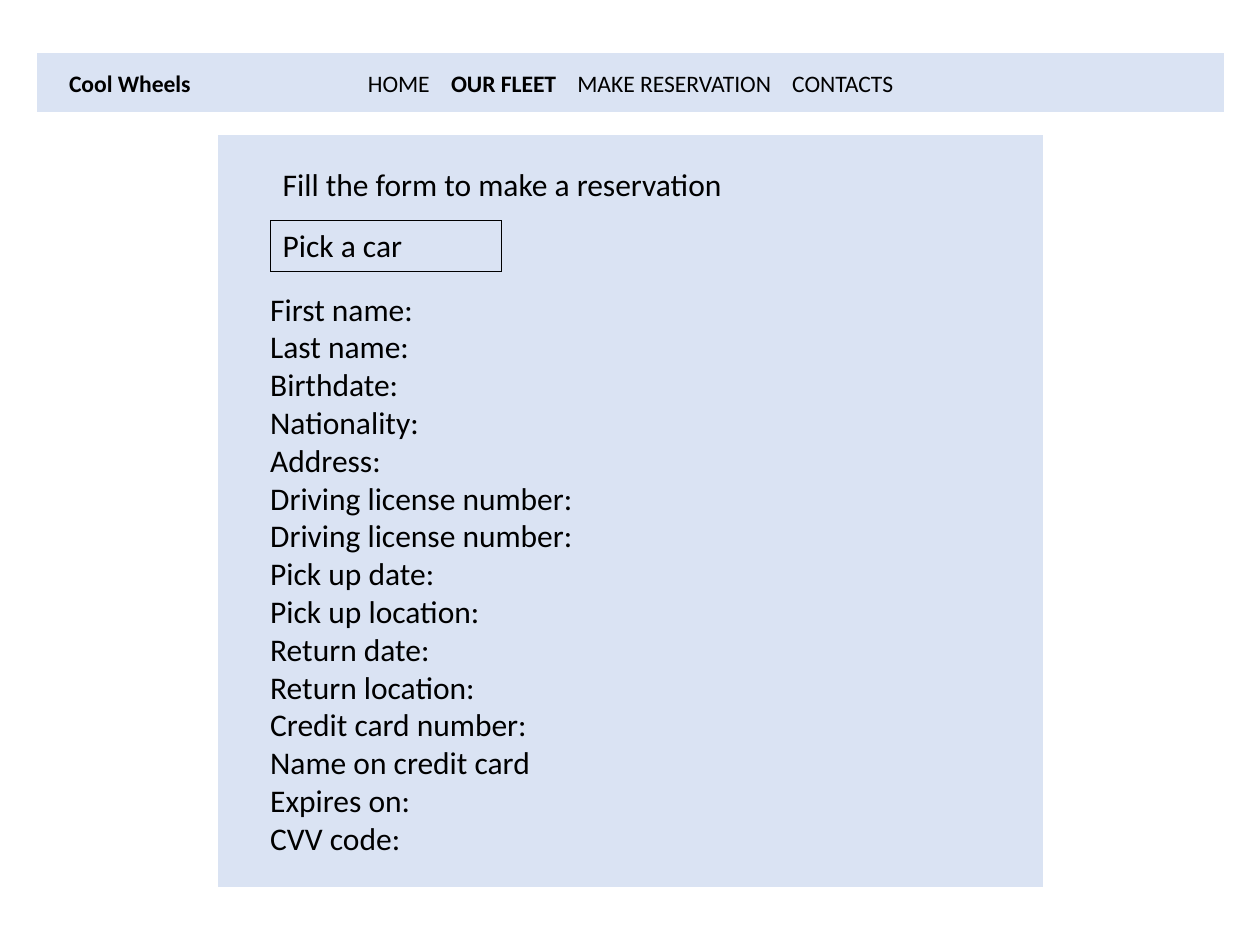
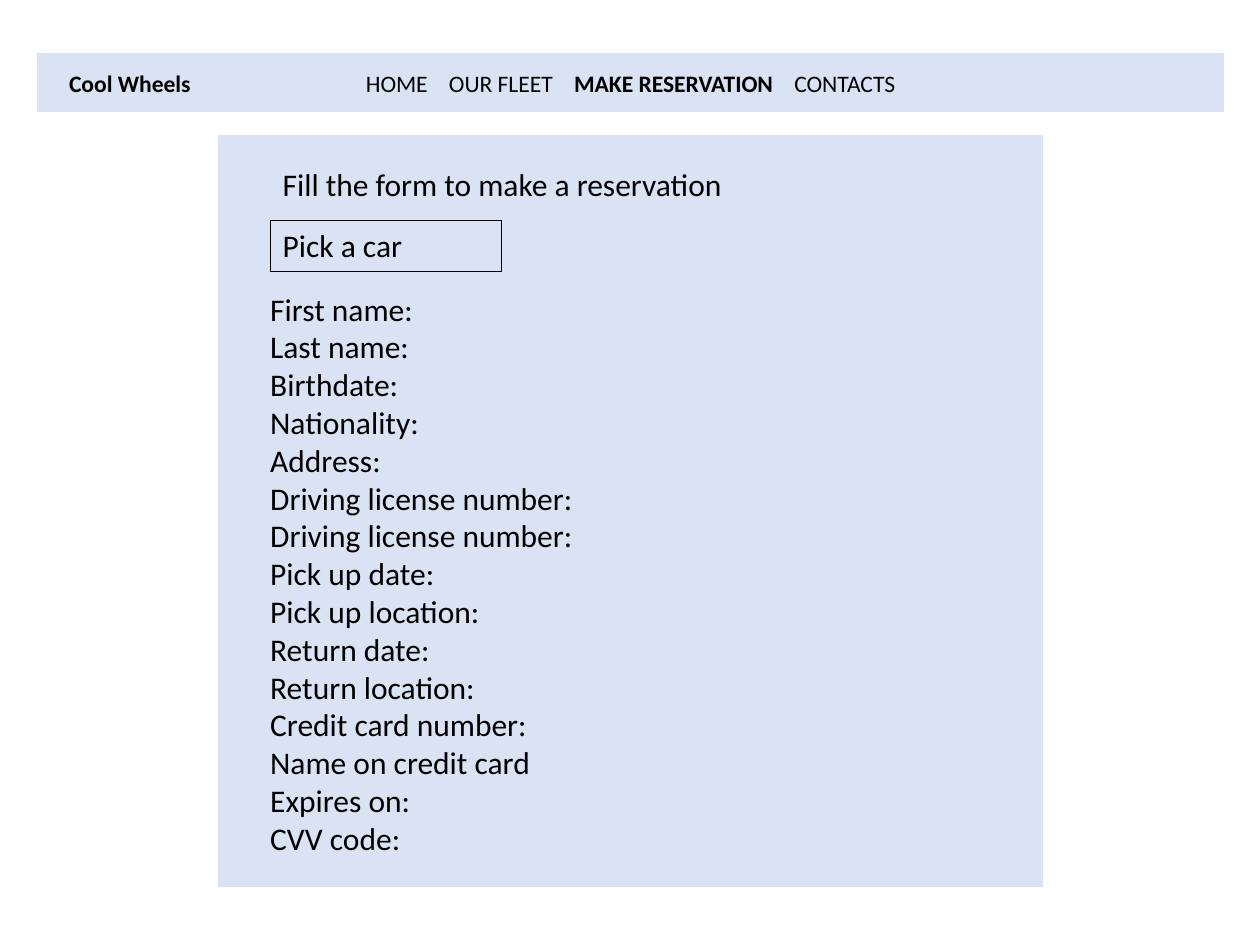
Before and after one commit to maryamalwash/FSWD-php-day04, a slide deck: slide 4 of challenge/Challange design.pptx. Drawn at 1260x945 pixels with LibreOffice and Linux fonts; fonts in the diff are those of the drawing. Boxes give left, top, right and bottom in pixels: in the first picture for what was removed or moved away, otherwise in the second. Text is boxed around its words. In the diff, an @@ line names an element or a change of style, - is before the commit and + after.

Commit message:
Prettyfies reservation

```diff
--- a/challenge/Challange design.pptx
+++ b/challenge/Challange design.pptx
@@ rectangle "HOME OUR FLEET MAKE RESERVATION ..." at <box>38,54,1223,112</box>: bold off in "OUR FLEET"; bold on in "MAKE RESERVATION" @@
```
Also in this commit, not shown: 2 other slides changed, 1 slide added, 1 other file.
